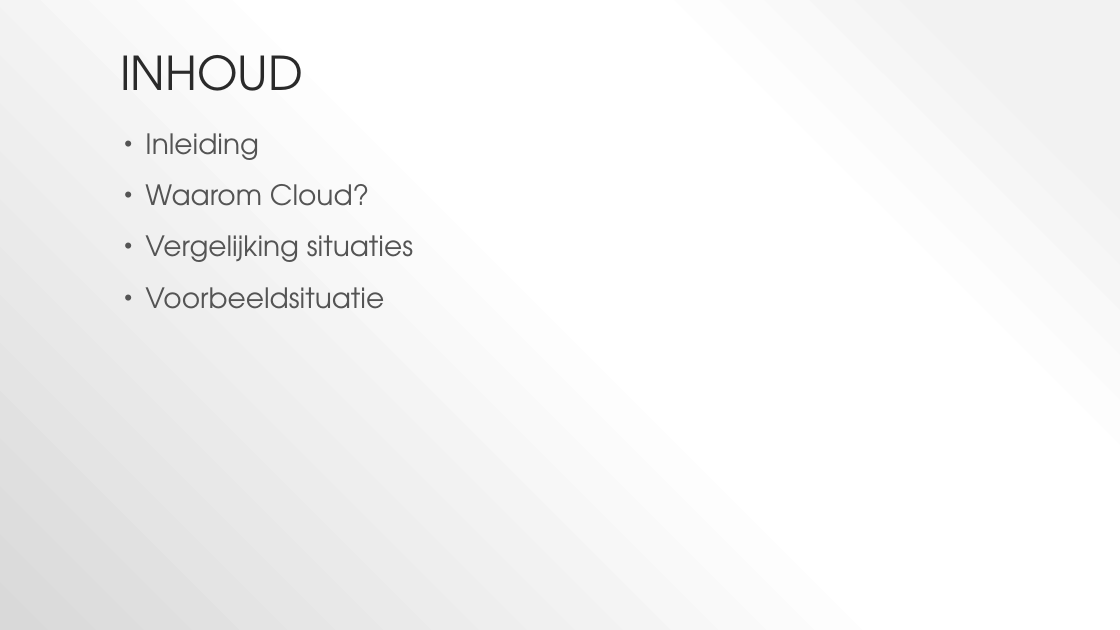
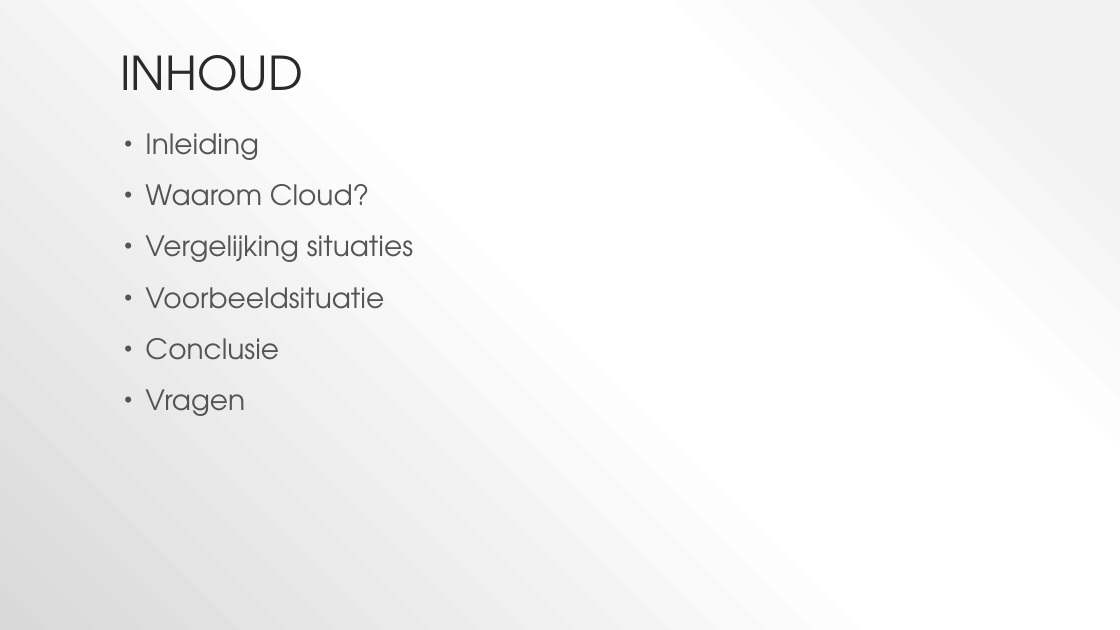
Before and after one commit to QuestCode/thema-2.1-slm, a slide deck: slide 2 of Leertaken/SLM2/Cloud service presentatie.pptx. Drawn at 1120x630 pixels with LibreOffice and Linux fonts; fonts in the diff are those of the drawing. Boxes give left, top, right and bottom in pixels: in the first picture for what was removed or moved away, otherwise in the second. Text is boxed around its words. In the diff, an @@ line names an element or a change of style, - is before the commit and + after.

Commit message:
Leertaken/

```diff
--- a/Leertaken/SLM2/Cloud service presentatie.pptx
+++ b/Leertaken/SLM2/Cloud service presentatie.pptx
@@ text at (x1=145, y1=338, x2=279, y2=416): paragraphs added @@
+• Conclusie
+• Vragen
```
Also in this commit, not shown: 1 slide added.
